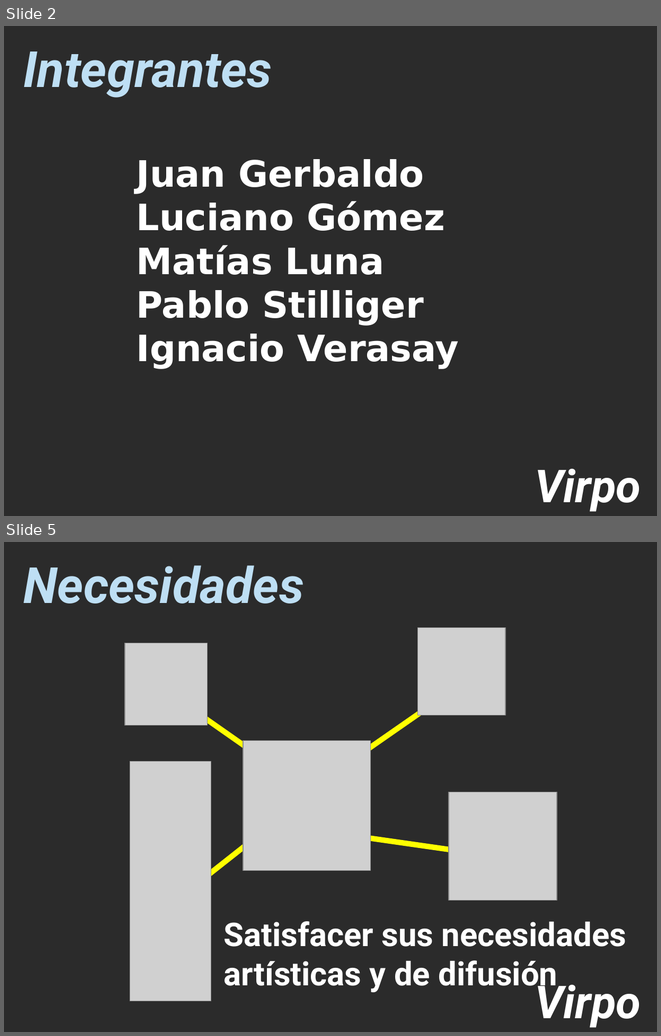
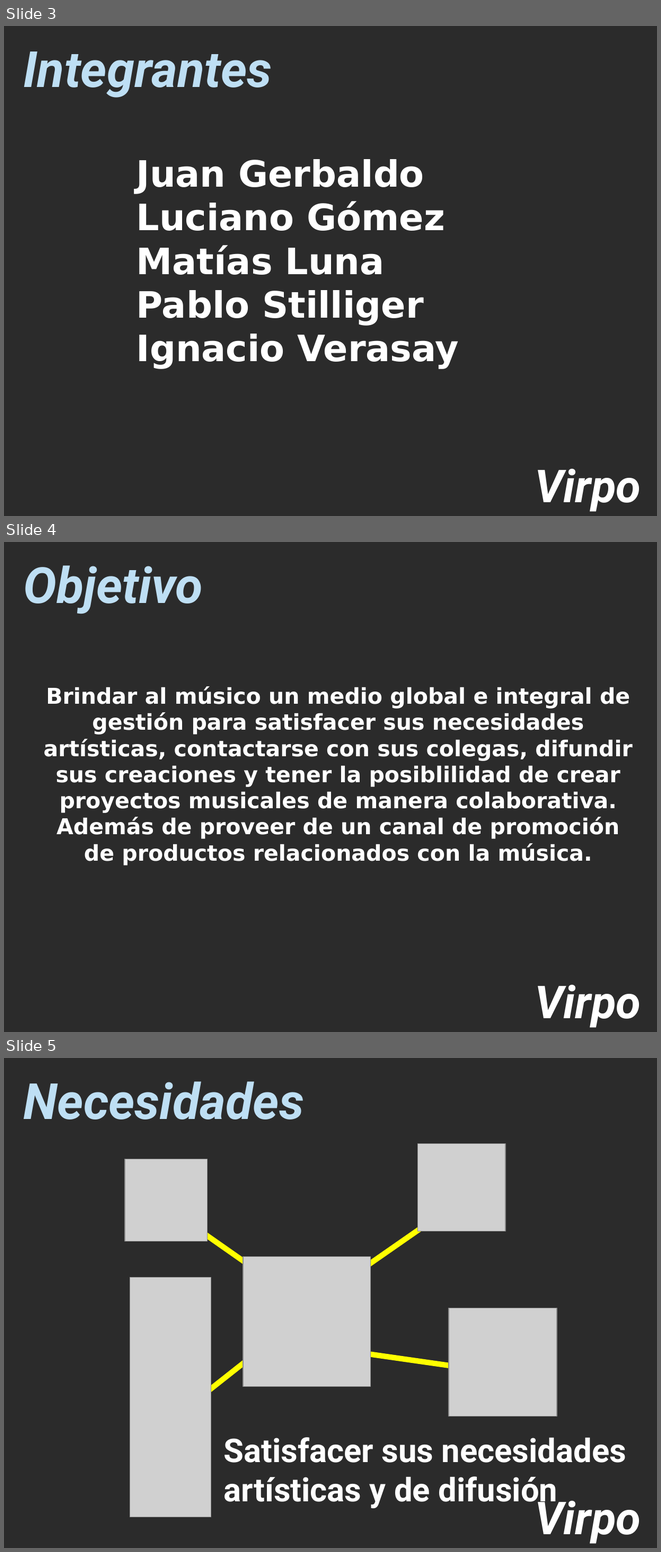
Before and after one commit to matiacc/virpo, a slide deck: Virpo Google/Documentacion/Virpo Iteracion Final.ppt. Shown one above the other, each under a label of ours: slides 2 and 5 before the commit, slides 3, 4 and 5 after it; the slides between them are not shown. The pictures are 661x1036 and 661x1552 pixels, drawn with LibreOffice and Linux fonts; fonts in the diff are those of the drawing; grey boxes stand for pictures; background and template pictures are left out; a plain dark background stands for a picture behind light text. Boxes give left, top, right and bottom in pixels: in the first picture for what was removed or moved away, otherwise in the second. Text is boxed around its words. In the diff, an @@ line names an element or a change of style, - is before the commit and + after.

```diff
--- a/Virpo Google/Documentacion/Virpo Iteracion Final.ppt
+++ b/Virpo Google/Documentacion/Virpo Iteracion Final.ppt
@@ slide 4 added at box(4, 542, 657, 1032), background picture (left out) @@
@@ text added at box(23, 565, 203, 614), 55 pt, text #BEDFF4, bold, italic @@
+Objetivo
@@ text added at box(44, 686, 632, 865), 24 pt, text #FFFFFF, bold @@
+Brindar al músico un medio global e integral de gestión para satisfacer sus necesidades artísticas, contactarse con sus colegas, difundir sus creaciones y tener la posiblilidad de crear proyectos musicales de manera colaborativa. Además de proveer de un canal de promoción de productos relacionados con la música.
@@ text added at box(535, 985, 641, 1027), 50 pt, text #FFFFFF, bold, italic @@
+Virpo
@@ what was slide 2 is now slide 3 @@
```
Also in this commit, not shown: 3 slides changed, 2 other slides added, 1 slide removed.
